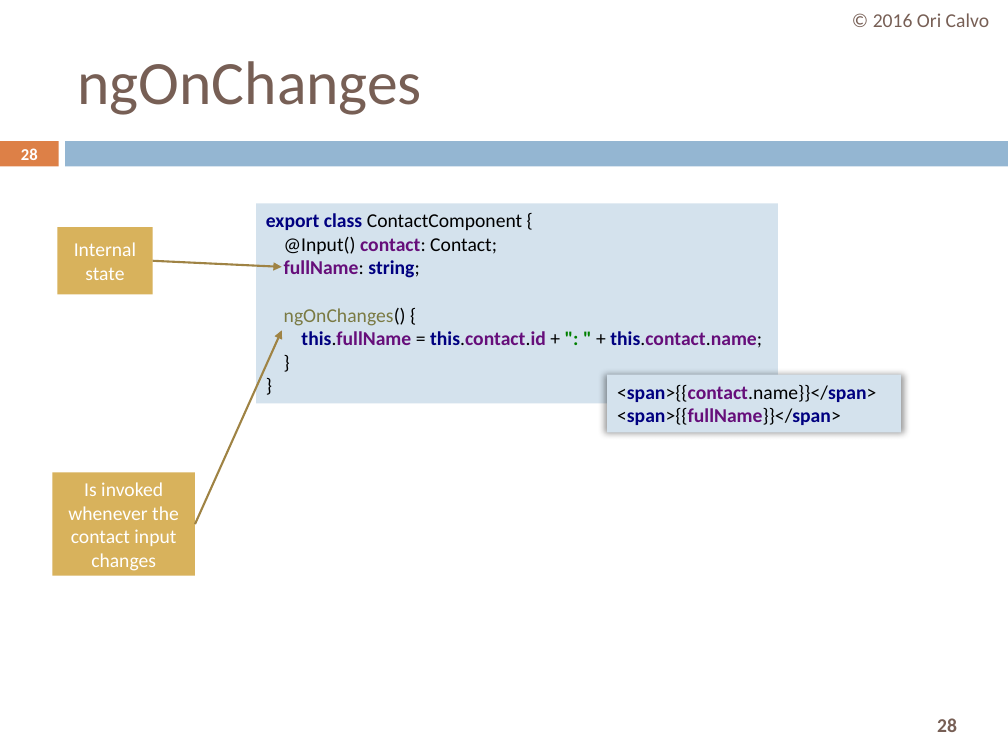
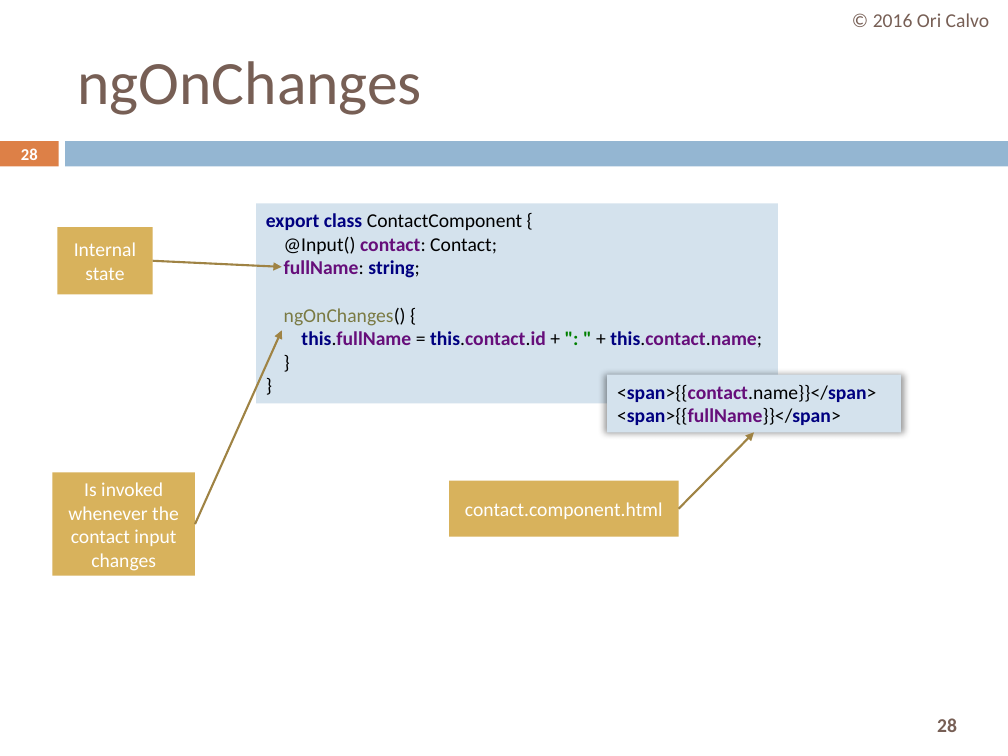
Before and after one commit to oricalvo/course-angular, a slide deck: slide 28 of PPTs/06 Advanced Components.pptx. Drawn at 1008x756 pixels with LibreOffice and Linux fonts; fonts in the diff are those of the drawing. Boxes give left, top, right and bottom in pixels: in the first picture for what was removed or moved away, otherwise in the second. Text is boxed around its words. In the diff, an @@ line names an element or a change of style, - is before the commit and + after.

```diff
--- a/PPTs/06 Advanced Components.pptx
+++ b/PPTs/06 Advanced Components.pptx
@@ arrow added from (678, 509) to (754, 432), #A08444 1.5 pt @@
@@ rectangle added at [450, 481, 679, 537], fill #D8B25C, 14 pt, text #FFFFFF @@
+contact.component.html
```
Also in this commit, not shown: 4 other slides changed, 1 other file.
